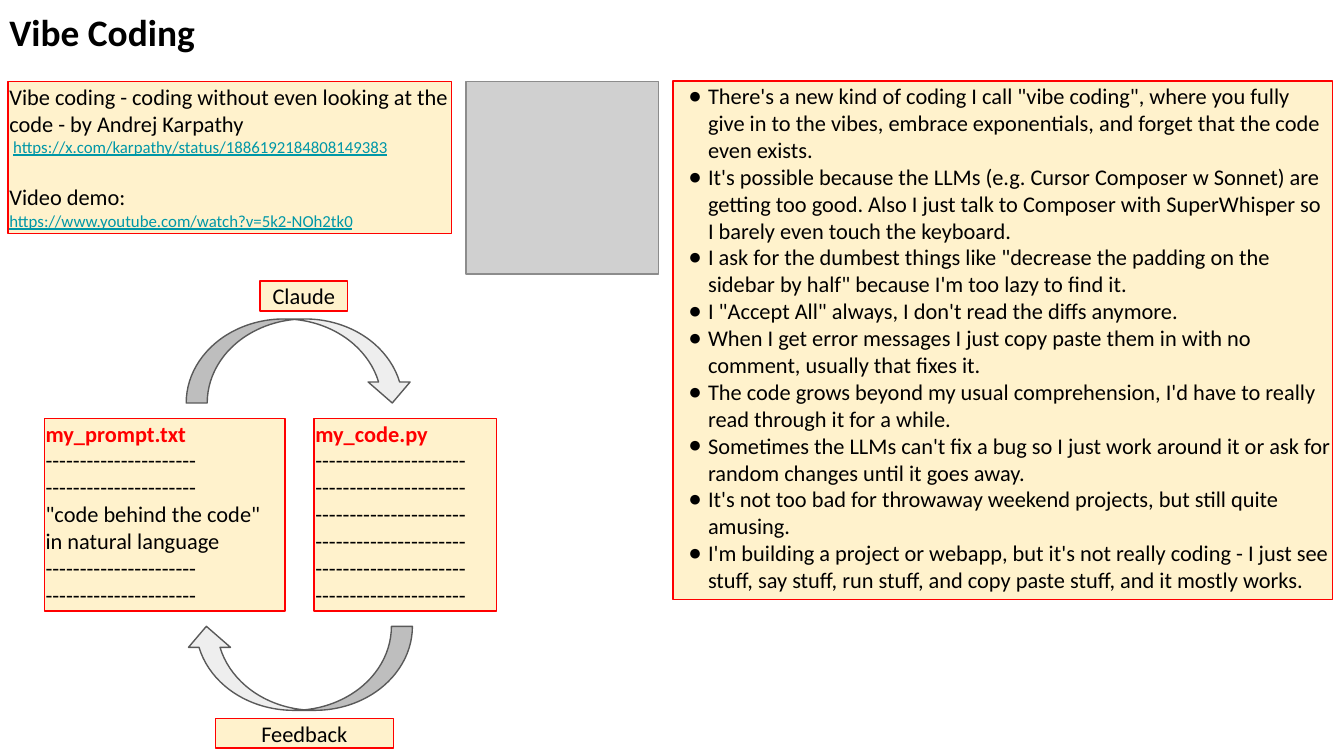
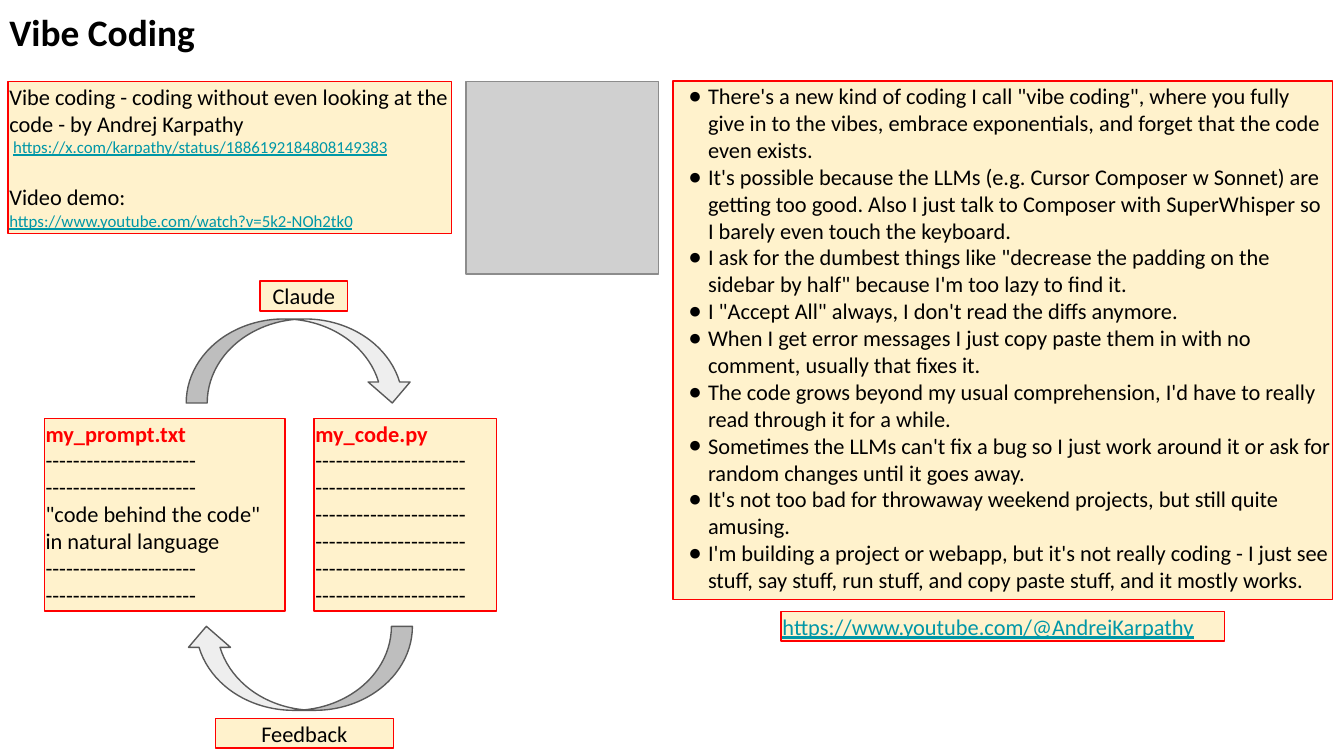
Before and after one commit to lselector/seminar, a slide deck: slide 7 of 2025/2025-02-28-AI-Updates.pptx. Drawn at 1344x756 pixels with LibreOffice and Linux fonts; fonts in the diff are those of the drawing; grey boxes stand for pictures. Boxes give left, top, right and bottom in pixels: in the first picture for what was removed or moved away, otherwise in the second. Text is boxed around its words. In the diff, an @@ line names an element or a change of style, - is before the commit and + after.

```diff
--- a/2025/2025-02-28-AI-Updates.pptx
+++ b/2025/2025-02-28-AI-Updates.pptx
@@ rectangle added at [781,612,1224,641], fill #FFF2CC, outline #FF0000 0.75 pt, 12 pt, text #0097A7, underline @@
+https://www.youtube.com/@AndrejKarpathy
```
Also in this commit, not shown: 4 other slides changed, 3 slides added, 1 slide removed.
